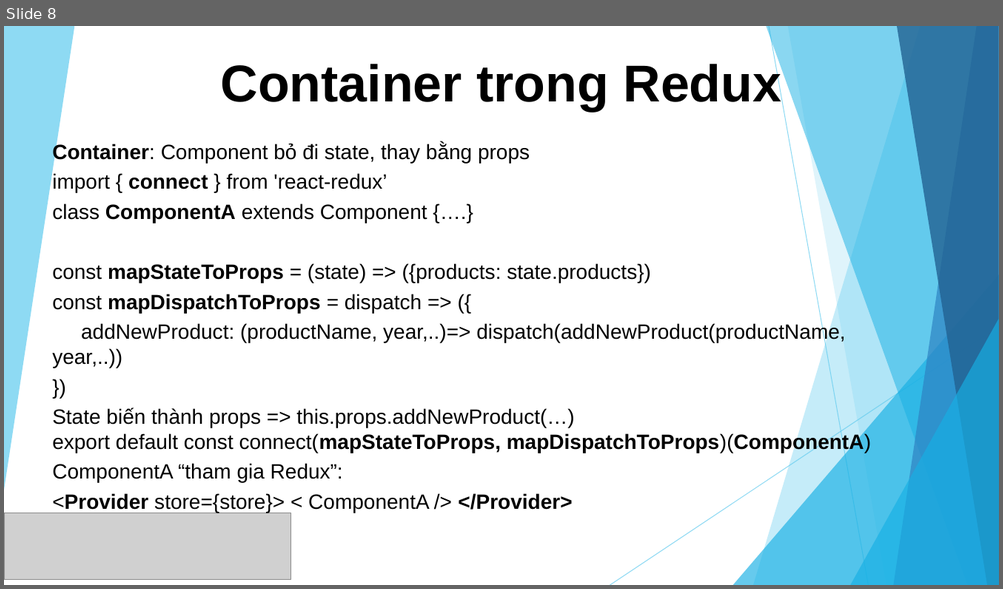
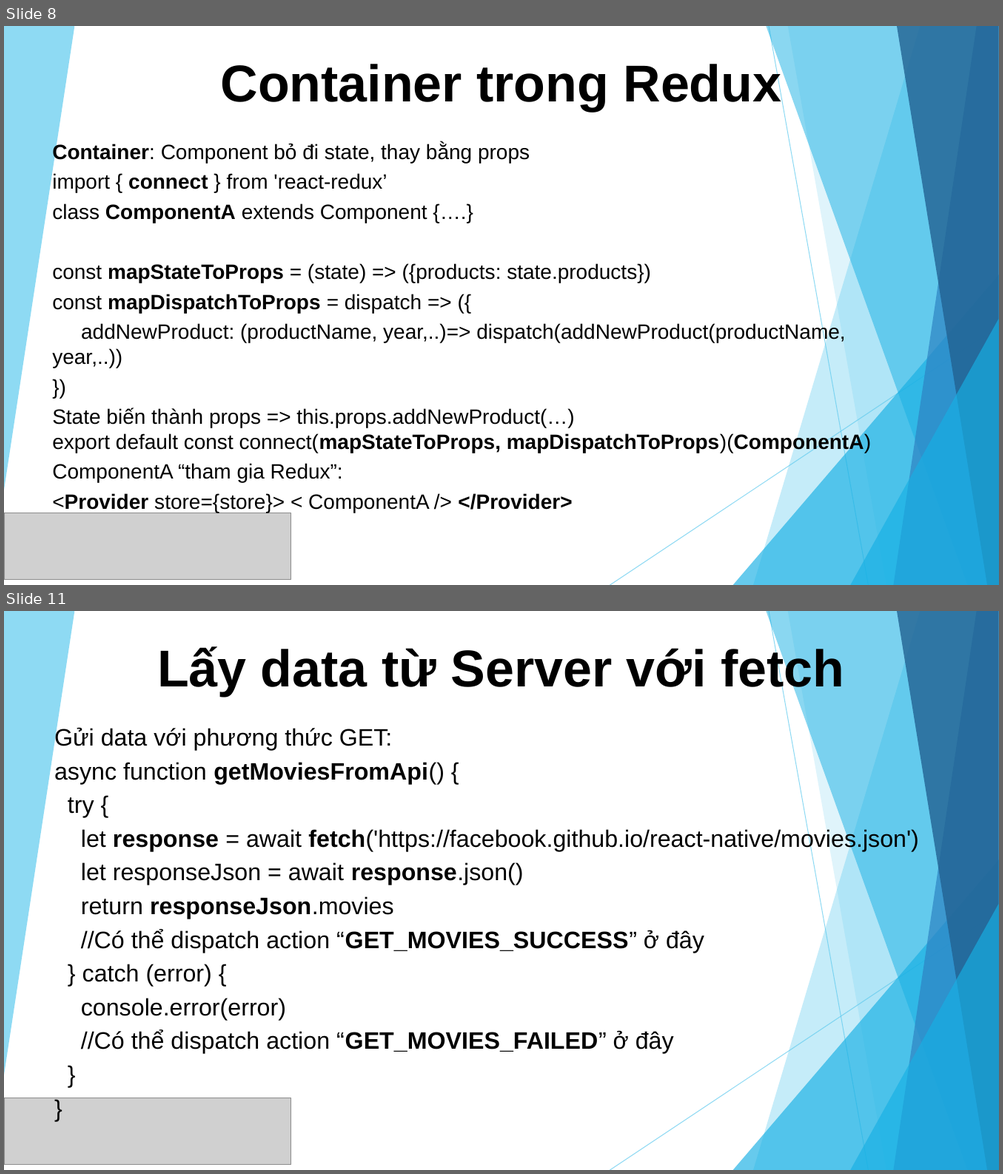
Before and after one commit to sunlight3d/CecomtechReactJST03-2019, a slide deck: Phần 5-Quản lý State với Redux.pptx. Shown one above the other, each under a label of ours: slide 8 before the commit, slides 8 and 11 after it; the slides between them are not shown. The pictures are 1003x589 and 1003x1174 pixels, drawn with LibreOffice and Linux fonts; fonts in the diff are those of the drawing; grey boxes stand for pictures. Boxes give left, top, right and bottom in pixels: in the first picture for what was removed or moved away, otherwise in the second. Text is boxed around its words. In the diff, an @@ line names an element or a change of style, - is before the commit and + after.

```diff
--- a/Phần 5-Quản lý State với Redux.pptx
+++ b/Phần 5-Quản lý State với Redux.pptx
@@ slide 11 added at (4, 611, 999, 1170), background #FFFFFF; not listed: 10 template elements that a slide beside it also shows @@
@@ title added at (157, 645, 844, 696), 50 pt, text #000000, bold @@
+Lấy data từ Server với fetch
@@ subtitle added at (54, 726, 918, 1054), 23 pt, text #000000 @@
+Gửi data với phương thức GET:
+async function getMoviesFromApi() {
+try {
+let response = await fetch('https://facebook.github.io/react-native/movies.json')
+let responseJson = await response.json()
+return responseJson.movies
+//Có thể dispatch action “GET_MOVIES_SUCCESS” ở đây
+} catch (error) {
+console.error(error)
+//Có thể dispatch action “GET_MOVIES_FAILED” ở đây
+}
+}
@@ picture added at (4, 1099, 291, 1165) @@
```
Also in this commit, not shown: 1 slide changed, 4 other slides added, 6 other files.
